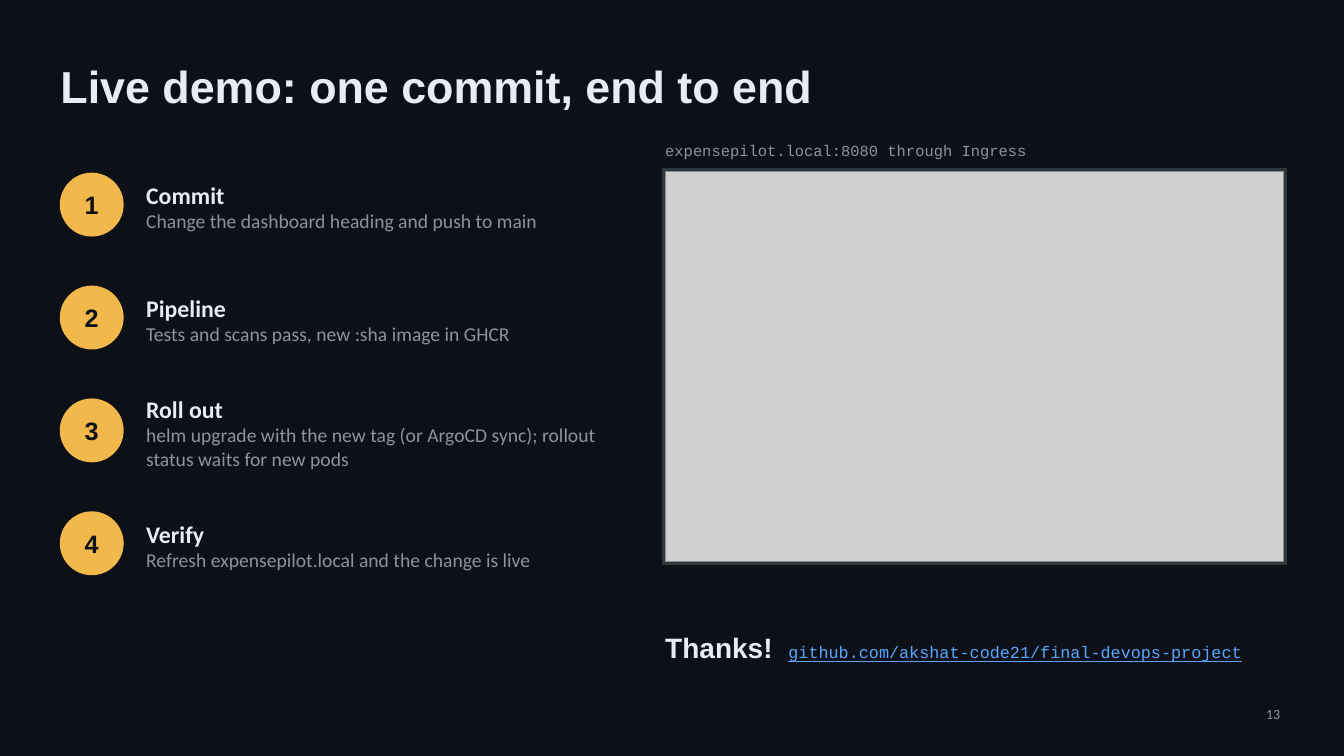
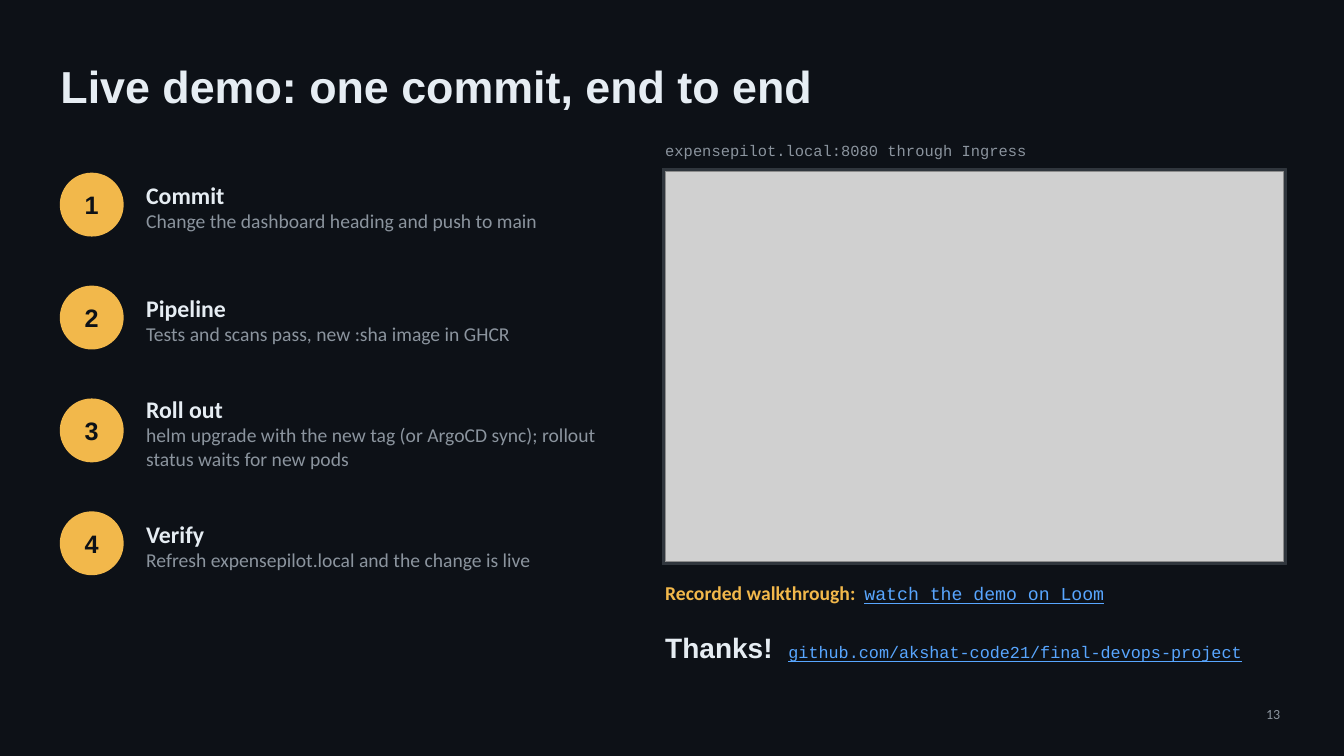
Before and after one commit to akshat-code21/final-devops-project, a slide deck: slide 13 of ExpensePilot_DevOps_Capstone.pptx. Drawn at 1344x756 pixels with LibreOffice and Linux fonts; fonts in the diff are those of the drawing; grey boxes stand for pictures. Boxes give left, top, right and bottom in pixels: in the first picture for what was removed or moved away, otherwise in the second. Text is boxed around its words. In the diff, an @@ line names an element or a change of style, - is before the commit and + after.

Commit message:
docs: add Loom demo walkthrough link to README and presentation

```diff
--- a/ExpensePilot_DevOps_Capstone.pptx
+++ b/ExpensePilot_DevOps_Capstone.pptx
@@ text added at (x1=665, y1=586, x2=1105, y2=604), 14 pt, text #F2B84B, bold @@
+Recorded walkthrough: watch the demo on Loom
```
Also in this commit, not shown: 1 other slide changed, 1 other file.
